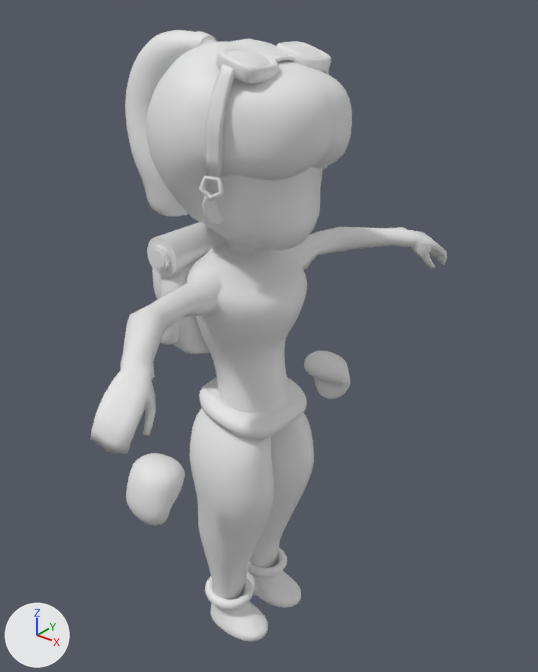
What one commit did to the FBX model Assets/WIP/Models/Characters/Abigail/Abigail(Re).fbx.
Camera for both pictures: a 50 mm camera at (11.89, -14.49, 18.99) aimed at (-0.46, 0.94, 9.43). Lighting does not change. The marker at lower left points along +X, +Y and +Z. Where no turn or scale is listed for an object, it has been applied to the vertices.

In view in the first picture: 'Bag(Abi)', 'Belt(aBI)', 'Goggles', 'Hair(Abi)', 'Hair_P(Abi)', 'Head(Abi)', 'L_Arm', 'L_Hand(Abi)', 'L_Leg(Abi)', 'R_Arm', 'R_Hand(Abi)', 'R_Leg(Abi)', 'Torso(Abi)'.
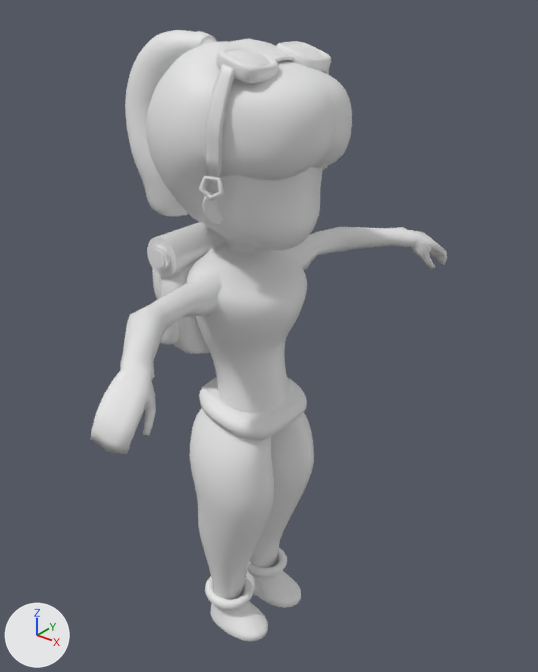
What differs and where, as boxes (x1, y1, x2, y2) in the pictures (538 x 672 px):
'R_Hand(Abi)', deleted
    before: (126, 453, 185, 526)
'L_Hand(Abi)', deleted
    before: (304, 351, 350, 399)

The change, as a diff of the scene's bpy script:
```diff
--- a/Assets/WIP/Models/Characters/Abigail/Abigail(Re).fbx.py
+++ b/Assets/WIP/Models/Characters/Abigail/Abigail(Re).fbx.py
@@ ob_r_hand_abi @@
-ob_r_hand_abi = bpy.data.objects.new('R_Hand(Abi)', me_cube_062)
-ob_r_hand_abi.location = (-0.36, 0.0, -0.45)
@@ ob_l_hand_abi @@
-ob_l_hand_abi = bpy.data.objects.new('L_Hand(Abi)', me_cube_061)
-ob_l_hand_abi.location = (-0.36, 0.0, -0.45)
```
